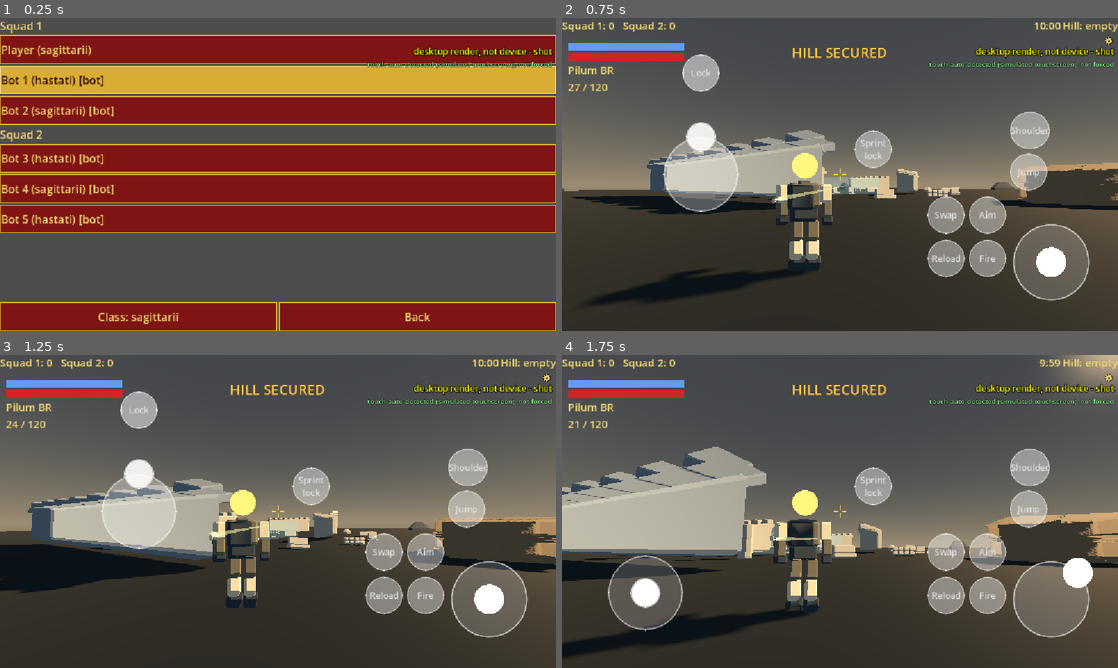
Above: before the commit, frames 1-4 (two rows, left to right).
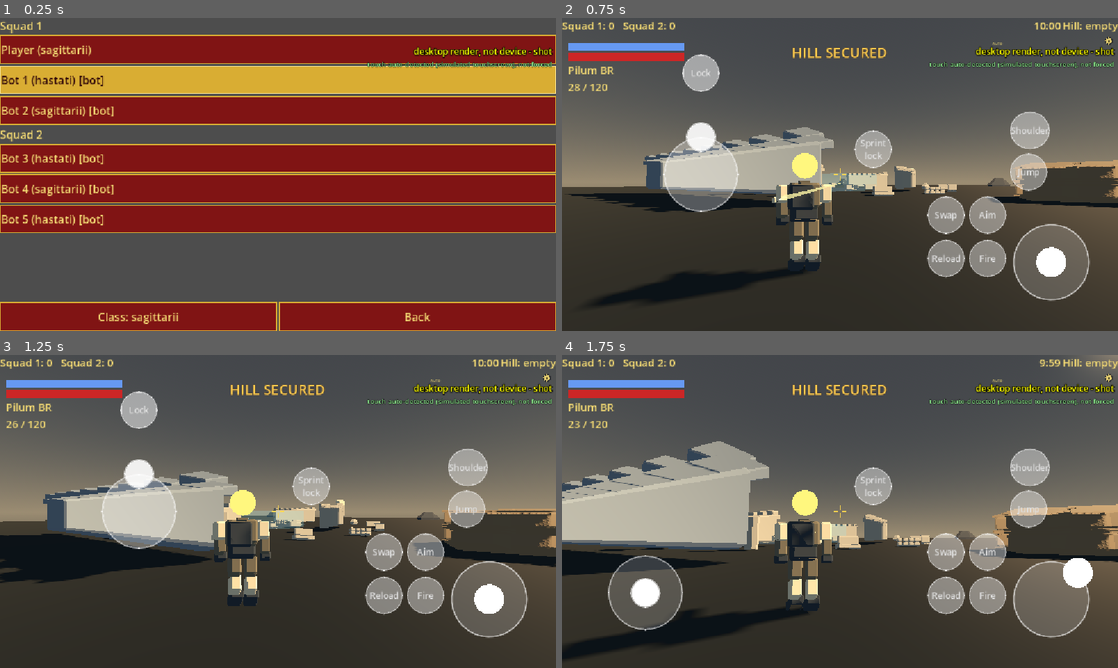
Above: after the commit, the same moments.

Repository: shibicb72-design/Project_Gladius
Game: Godot game, scene res://tools/touch_capture.tscn
Same seed, same stepped clock (60 frames per second), same inputs: the game is played once before the commit and once after it. This scene is started directly instead of the project's main scene.
Inputs (mouse positions are in pixels of both pictures, inside the frame that each line leads up to):
- Up to frame 1 (0.25 s): no input
- Up to frame 2 (0.75 s): move the mouse to (962, 158) at 0.52 s; press the mouse at (962, 158) at 0.53 s; hold D (move_right) from 0.53 s (still down)
- Up to frame 3 (1.25 s): keep holding D (move_right); tap Space (jump) at 0.77 s
- Up to frame 4 (1.75 s): release D (move_right) at 1.25 s; release the mouse at (962, 495) at 1.25 s; drag from (728, 527) to (812, 574) at 1.27 s

Frame 1 is identical in both runs. In frame 2, 4.5% of the frame differs, in the area x 0-100%, y 7-83%; in frame 3, 11%, in the area x 0-100%, y 7-81%; in frame 4, 10%.

Commit message:
Add local Hastati semi and auto modes with input-safe HUD toggle

Diff:
--- /dev/null
+++ b/data/fire_modes.json
@@ -0,0 +1,6 @@
+{
+	"_placeholder": true,
+	"_todo": "OQ-FIRE-MODE",
+	"note": "Shibi 2026-10-29 4:32 AM: semi / full-auto toggle for the Hastati primary. The default mode and whether the 3-round burst stays as a third mode are NOT decided (OQ-FIRE-MODE). The rate is not stored here: interval = fire_interval_s / burst_count of the weapon's own data/stats.json entry.",
+	"weapons": {"pilum_br": {"modes": ["semi", "auto"], "default": "auto"}}
+}
--- a/data/ui.json
+++ b/data/ui.json
@@ -165,6 +165,14 @@
 		"teeth": 8,
 		"color": [0.95, 0.85, 0.45, 0.9]
 	},
+	"fire_mode_button": {
+		"_placeholder": true,
+		"_todo": "OQ-FIRE-MODE: every layout/font value in this block is a placeholder, not a design value. Anchor and margin locate the square like pause_gear; target >= 48 dp.",
+		"anchor": [0.8, 0.04],
+		"margin_dp": [8.0, 20.0],
+		"touch_dp": 48.0,
+		"font_dp": 12.0
+	},
 	"pause_menu": {
 		"_placeholder": true,
 		"_todo": "OQ-PAUSE-MENU: layout of the in-match menu overlay. Sizes and tint are placeholders, not design values; every button is at least 48 dp.",
--- /dev/null
+++ b/scripts/ui/fire_mode_button.gd
@@ -0,0 +1,123 @@
+class_name FireModeButton
+extends Control
+## Match-local mode choice. Handles input before TouchHud, like PauseMenu's gear.
+
+var pawn: Pawn
+var touch_hud: Control
+var pause_menu: PauseMenu
+var label: Label
+var cfg: Dictionary = {}
+var choices: Dictionary = {}
+var _weapons: Dictionary = {}
+var _loadout: Loadout
+var _slot: int = -1
+
+
+func _ready() -> void:
+	name = "FireModeButton"
+	mouse_filter = Control.MOUSE_FILTER_IGNORE
+	theme = preload("res://scenes/ui/theme.tres")
+	cfg = DataRegistry.new().load_file("res://data/ui.json")["fire_mode_button"]
+	_weapons = DataRegistry.new().load_file("res://data/fire_modes.json")["weapons"]
+	set_anchors_and_offsets_preset(Control.PRESET_FULL_RECT)
+	label = Label.new()
+	label.mouse_filter = Control.MOUSE_FILTER_IGNORE
+	label.horizontal_alignment = HORIZONTAL_ALIGNMENT_CENTER
+	label.vertical_alignment = VERTICAL_ALIGNMENT_CENTER
+	add_child(label)
+	resized.connect(_place)
+	_place()
+	refresh()
+
+
+func bind(local_pawn: Pawn, touch: Control, menu: PauseMenu) -> void:
+	pawn = local_pawn
+	touch_hud = touch
+	pause_menu = menu
+	process_physics_priority = pawn.process_physics_priority - 1
+	if is_node_ready():
+		refresh()
+
+
+static func touch_rect(settings: Dictionary, view_size: Vector2) -> Rect2:
+	var scale_dp := PlatformServices.new().get_dp_scale()
+	var side := float(settings["touch_dp"]) * scale_dp
+	var corner := Vector2(float(settings["anchor"][0]) * view_size.x, float(settings["anchor"][1]) * view_size.y)
+	var margin := Vector2(float(settings["margin_dp"][0]), float(settings["margin_dp"][1])) * scale_dp
+	return Rect2(Vector2(corner.x - margin.x - side, corner.y + margin.y), Vector2.ONE * side)
+
+
+func get_touch_rect() -> Rect2:
+	var rect := touch_rect(cfg, size)
+	rect.position += global_position
+	return rect
+
+
+func _place() -> void:
+	if label == null:
+		return
+	var rect := touch_rect(cfg, size)
+	label.position = rect.position
+	label.size = rect.size
+	label.add_theme_font_size_override("font_size", int(float(cfg["font_dp"]) * PlatformServices.new().get_dp_scale()))
+
+
+func _physics_process(_delta: float) -> void:
+	refresh()
+
+
+func _active_weapon() -> Weapon:
+	if not is_instance_valid(pawn) or pawn.loadout == null:
+		return null
+	return pawn.loadout.get_active()
+
+
+func refresh() -> void:
+	var weapon := _active_weapon()
+	if is_instance_valid(pawn) and pawn.loadout != null and (pawn.loadout != _loadout or pawn.loadout.active != _slot):
+		_loadout = pawn.loadout
+		_slot = _loadout.active
+		# Apply on loadout replacement and slot changes, before the pawn's weapon tick.
+		for candidate in _loadout.slots:
+			if candidate != null and _weapons.has(candidate.def.id):
+				var id := candidate.def.id
+				if not choices.has(id):
+					choices[id] = _weapons[id]["default"]
+				candidate.fire_mode = choices[id]
+	visible = weapon != null and _weapons.has(weapon.def.id) and pawn.is_alive()
+	if visible and label != null:
+		label.text = weapon.fire_mode.to_upper()
+
+
+func _input(event: InputEvent) -> void:
+	if not is_visible_in_tree() or not is_instance_valid(pawn) or not pawn.is_alive():
+		return
+	if is_instance_valid(pause_menu) and pause_menu.is_open:
+		return
+	if is_instance_valid(touch_hud) and touch_hud.suspended:
+		return
+	var weapon := _active_weapon()
+	if weapon == null or not _weapons.has(weapon.def.id):
+		return
+	var point: Vector2
+	if event is InputEventScreenTouch and event.pressed:
+		point = event.position
+	elif event is InputEventMouseButton and event.pressed and event.button_index == MOUSE_BUTTON_LEFT \
+			and event.device != InputEvent.DEVICE_ID_EMULATION:
+		point = event.position
+	else:
+		return
+	if not get_touch_rect().has_point(point):
+		return
+	if is_instance_valid(touch_hud):
+		for key in touch_hud.get_button_actions():
+			if touch_hud.get_element_rect(key).has_point(point):
+				return
+		if touch_hud.get_lock_button_rect().has_point(point):
+			return
+	var modes: Array = _weapons[weapon.def.id]["modes"]
+	var current := modes.find(weapon.fire_mode)
+	weapon.fire_mode = modes[(current + 1) % modes.size()]
+	choices[weapon.def.id] = weapon.fire_mode
+	label.text = weapon.fire_mode.to_upper()
+	get_viewport().set_input_as_handled()
--- a/scripts/ui/hud.gd
+++ b/scripts/ui/hud.gd
@@ -6,6 +6,7 @@
 
 var director: MatchDirector
 var pawn: Pawn
+var fire_mode_button: FireModeButton
 ## data/ui.json hud.roman_numerals (OQ-38); tests may override.
 var roman_numerals: bool = HudNumbers.roman_enabled()
 
@@ -52,6 +53,12 @@
 	set_anchors_preset(Control.PRESET_FULL_RECT)
 	mouse_filter = Control.MOUSE_FILTER_IGNORE
 	_build()
+
+
+func _exit_tree() -> void:
+	# The sibling can still be awaiting its deferred insertion when a short-lived HUD is freed.
+	if is_instance_valid(fire_mode_button):
+		fire_mode_button.queue_free()
 
 
 func _build() -> void:
@@ -350,6 +357,16 @@
 	_build()
 	director = match_director
 	pawn = local_pawn
+	if fire_mode_button == null:
+		fire_mode_button = FireModeButton.new()
+		var touch := get_node_or_null("../TouchHud") as Control
+		fire_mode_button.bind(pawn, touch, get_node_or_null("../PauseMenu") as PauseMenu)
+		if touch != null:
+			touch.add_sibling.call_deferred(fire_mode_button)
+		else:
+			add_child(fire_mode_button)
+	else:
+		fire_mode_button.bind(pawn, get_node_or_null("../TouchHud") as Control, get_node_or_null("../PauseMenu") as PauseMenu)
 	pawn.reload_rejected.connect(_on_reload_rejected)
 	pawn.fire_empty.connect(_on_fire_empty)
 	pawn.weapon_switched.connect(_on_weapon_switched)
--- a/scripts/weapons/weapon.gd
+++ b/scripts/weapons/weapon.gd
@@ -6,6 +6,11 @@
 var ammo_in_mag: int = 0
 var reserve: int = 0
 var reloading: bool = false
+## Empty preserves legacy bursts. Only the local HUD opts its weapon into semi/auto.
+var fire_mode: String = ""
+var _trigger_was_held: bool = false
+var _semi_armed: bool = false
+var _last_mode_shot: float = -INF
 
 var _next_fire_time: float = 0.0
 var _burst_left: int = 0
@@ -23,6 +28,8 @@
 
 ## Advances the weapon to `now`; returns how many shots were fired since the last call.
 func update(now: float, trigger_held: bool) -> int:
+	var edge := trigger_held and not _trigger_was_held
+	_trigger_was_held = trigger_held
 	if def == null:
 		return 0
 	if reloading and now >= _reload_end:
@@ -31,6 +38,18 @@
 		reserve -= take
 		reloading = false
 	if reloading:
+		return 0
+	if fire_mode == "semi" or fire_mode == "auto":
+		if fire_mode == "semi" and edge:
+			_semi_armed = true
+		var wants_round := _semi_armed if fire_mode == "semi" else trigger_held
+		var interval := def.fire_interval_s / maxi(def.burst_count, 1)
+		if wants_round and has_ammo() and now >= _next_fire_time and now - _last_mode_shot >= interval:
+			_semi_armed = false
+			_burst_left = 1
+			_last_mode_shot = now
+			_next_fire_time = now + interval
+			return _shoot()
 		return 0
 	var shots := 0
 	# Finish a running burst.
@@ -69,6 +88,7 @@
 	_reload_start = now
 	_reload_end = now + def.reload_s
 	_burst_left = 0
+	_semi_armed = false
 	return true
 
 
--- a/tests/test_feedback_clearance.gd
+++ b/tests/test_feedback_clearance.gd
@@ -63,6 +63,23 @@
 		assert_true(view.encloses(r), "%s inside viewport, got %s" % [tag, r])
 		for tname in touch_items:
 			assert_true(not r.intersects(touch_items[tname]), "%s %s overlaps %s %s" % [tag, r, tname, touch_items[tname]])
+	# Mode button is a new peer of TouchHud; reserve its entire input rect, including optional left Fire.
+	var mode_cfg: Dictionary = DataRegistry.new().load_file("res://data/ui.json")["fire_mode_button"]
+	var mode_rect := FireModeButton.touch_rect(mode_cfg, sz)
+	assert_true(view.encloses(mode_rect), "mode button inside viewport")
+	var reserved := touch_items.duplicate()
+	reserved["lock"] = touch.get_lock_button_rect()
+	reserved["lock_target"] = touch.get_lock_target_rect()
+	reserved["gear"] = PauseMenu.gear_touch_rect(DataRegistry.new().load_file("res://data/ui.json")["pause_gear"], sz)
+	for key in touch.get_button_actions():
+		reserved["action_" + key] = touch.get_element_rect(key)
+	for key in widgets:
+		reserved[key] = (widgets[key] as Control).get_global_rect()
+	for c: Control in [game.respawn_label, game.scores_label, game.timer_label, game.hill_label, game.shield_bar, game.health_bar, game.weapon_label, game.ammo_label]:
+		reserved[str(c)] = c.get_global_rect()
+	for key in reserved:
+		assert_true(not mode_rect.intersects(reserved[key]), "mode button %s clear of %s %s at %s/%s" % [mode_rect, key, reserved[key], sz, mode])
+	print("FIRE_MODE_BUTTON ", sz, " ", mode, " rect=", mode_rect)
 	game.free()
 	touch.free()
 
@@ -71,3 +88,12 @@
 	for sz in SIZES:
 		for mode in MODES:
 			await _check(sz, mode)
+
+
+func test_fire_mode_clearance_with_left_fire() -> void:
+	var profile := AppFlow.profile
+	AppFlow.profile = {"left_fire_enabled": true}
+	for sz in SIZES:
+		for mode in MODES:
+			await _check(sz, mode)
+	AppFlow.profile = profile
--- /dev/null
+++ b/tests/test_fire_mode_button.gd
@@ -0,0 +1,143 @@
+extends "res://tests/test_case.gd"
+
+func _tree() -> SceneTree:
+	return Engine.get_main_loop()
+
+
+func _tap(point: Vector2) -> void:
+	for pressed in [true, false]:
+		var event := InputEventScreenTouch.new()
+		event.index = 9
+		event.position = point
+		event.pressed = pressed
+		_tree().root.push_input(event, true)
+
+
+func test_hud_cleanup_releases_pending_button() -> void:
+	var tree := _tree()
+	var parent := CanvasLayer.new()
+	tree.root.add_child(parent)
+	var hud := GameHud.new()
+	parent.add_child(hud)
+	var touch: Control = load("res://scenes/ui/touch_hud.tscn").instantiate()
+	touch.name = "TouchHud"
+	parent.add_child(touch)
+	var pawn: Pawn = load("res://scenes/player/pawn.tscn").instantiate()
+	tree.root.add_child(pawn)
+	pawn.set_physics_process(false)
+	var director := MatchDirector.new()
+	tree.root.add_child(director)
+	hud.bind(director, pawn)
+	var pending: WeakRef = weakref(hud.fire_mode_button)
+	hud.free()  # before the deferred add_sibling runs
+	await tree.process_frame
+	await tree.process_frame
+	assert_true(pending.get_ref() == null, "pending sibling released with its HUD")
+	parent.free()
+	pawn.free()
+	director.free()
+
+
+func test_button_consumes_touch_before_hud_and_keeps_choice_on_respawn() -> void:
+	var tree := _tree()
+	var old_size := tree.root.size
+	var old_profile := AppFlow.profile
+	AppFlow.profile = {}
+	tree.root.size = Vector2i(1512, 648)
+	var m: MatchRoot = load("res://scenes/match/match.tscn").instantiate()
+	m.auto_start = false
+	m.fill_bots = false
+	m.bake_navmesh = false
+	tree.root.add_child(m)
+	await tree.physics_frame
+	m.director.load_config()
+	assert_true(m.begin(), "match starts")
+	await tree.process_frame
+	await tree.process_frame
+	var touch: Control = m.get_node("Hud/TouchHud")
+	touch.cfg["force_touch_hud"] = true
+	touch.refresh_visibility()
+	var button := m.hud.fire_mode_button
+	button.refresh()
+	assert_true(button.get_parent() == touch.get_parent() and button.get_index() > touch.get_index(), "button after TouchHud")
+	assert_true(button.process_physics_priority < m.local_player.process_physics_priority, "mode applied before weapon tick")
+	assert_eq(button.label.text, "AUTO", "placeholder data default")
+	var weapon := m.local_player.loadout.get_active()
+	assert_eq(weapon.fire_mode, "auto", "local mode applied")
+	touch.provider.lock_sprint()
+	_tap(button.get_touch_rect().get_center())
+	assert_eq(weapon.fire_mode, "semi", "one touch toggles exactly once")
+	assert_eq(button.label.text, "SEMI", "label follows choice")
+	assert_true(not Input.is_action_pressed("fire"), "release never fires")
+	assert_eq(touch._move_touch, -1, "no move touch")
+	assert_eq(touch._look_touch, -1, "no look touch")
+	assert_true(touch.provider.sprint_locked, "sprint lock unchanged")
+	var layout: Dictionary = touch.cfg["touch_layout"]
+	await tree.create_timer(float(layout["tap_fire_max_s"]) + float(layout["fire_pulse_s"])).timeout
+	assert_true(not Input.is_action_pressed("fire"), "no delayed fire pulse")
+	# A user layout overlapping the mode button retains the action button's input.
+	var original: Dictionary = touch.slot_layout.duplicate(true)
+	var point := button.get_touch_rect().get_center()
+	touch.apply_slot_layout({"fire": {"pos": [point.x / touch.size.x, point.y / touch.size.y], "size_pct": 100.0, "alpha_pct": 100.0}})
+	var down := InputEventScreenTouch.new()
+	down.index = 8
+	down.position = point
+	down.pressed = true
+	tree.root.push_input(down, true)
+	assert_true(Input.is_action_pressed("fire"), "overlapping Fire still receives press")
+	assert_eq(weapon.fire_mode, "semi", "overlapping action does not toggle mode")
+	down.pressed = false
+	tree.root.push_input(down, true)
+	touch.apply_slot_layout(original)
+	m.pause_menu.open()
+	_tap(point)
+	assert_eq(weapon.fire_mode, "semi", "pause blocks mode changes")
+	m.pause_menu.close()
+	# Real desktop click works; its emulated touch copy is ignored.
+	var click := InputEventMouseButton.new()
+	click.button_index = MOUSE_BUTTON_LEFT
+	click.position = point
+	click.pressed = true
+	click.device = InputEvent.DEVICE_ID_EMULATION
+	tree.root.push_input(click, true)
+	assert_eq(weapon.fire_mode, "semi", "emulated mouse ignored")
+	click.device = InputEvent.DEVICE_ID_MOUSE
+	tree.root.push_input(click, true)
+	assert_eq(weapon.fire_mode, "auto", "real mouse toggles")
+	click.pressed = false
+	tree.root.push_input(click, true)
+	# Restore semi and replace loadout, exactly as respawn does.
+	_tap(point)
+	m.local_player.respawn_at(m.local_player.global_transform)
+	button._physics_process(0.0)
+	assert_eq(m.local_player.loadout.get_active().fire_mode, "semi", "choice survives new loadout")
+	m.local_player.loadout.swap()
+	button._physics_process(0.0)
+	assert_true(not button.visible, "hidden for blade")
+	assert_eq(m.local_player.loadout.get_active().fire_mode, "", "blade unchanged")
+	m.local_player.loadout.swap()
+	button._physics_process(0.0)
+	assert_eq(button.label.text, "SEMI", "choice survives swap")
+	var remote: Pawn = load("res://scenes/player/pawn.tscn").instantiate()
+	m.add_child(remote)
+	remote.net_mode = Pawn.NetMode.HOST_REMOTE
+	assert_eq(remote.loadout.get_active().fire_mode, "", "host remote not opted in")
+	remote.net_mode = Pawn.NetMode.REPLICA
+	assert_eq(remote.loadout.get_active().fire_mode, "", "replica not opted in")
+	button.hide()
+	_tap(point)
+	assert_eq(m.local_player.loadout.get_active().fire_mode, "semi", "hidden button does not toggle")
+	touch.set_suspended(true)
+	button.show()
+	_tap(point)
+	assert_eq(m.local_player.loadout.get_active().fire_mode, "semi", "suspended touch HUD blocks toggle")
+	touch.set_suspended(false)
+	m.local_player.bridge.state.health = 0
+	m.local_player.bridge.state.shield = 0
+	_tap(point)
+	assert_eq(m.local_player.loadout.get_active().fire_mode, "semi", "dead pawn does not toggle")
+	m.queue_free()
+	AppFlow.profile = old_profile
+	tree.root.size = old_size
+	await tree.process_frame
+	await tree.process_frame
--- /dev/null
+++ b/tests/test_fire_mode_clearance.gd
@@ -0,0 +1,55 @@
+extends "res://tests/test_case.gd"
+
+func test_mode_button_clearance_at_device_density() -> void:
+	var tree: SceneTree = Engine.get_main_loop()
+	var profile := AppFlow.profile
+	AppFlow.profile = {"left_fire_enabled": true}
+	var touch_script := load("res://scripts/ui/touch_hud.gd")
+	var ui := DataRegistry.new().load_file("res://data/ui.json")
+	for dpi in [420.0, 373.0]:
+		PlatformServices.dpi_override = dpi
+		for mode in ["custom", "virtual"]:
+			touch_script.move_stick_override = mode
+			for sz in [Vector2(1512, 648), Vector2(2520, 1080), Vector2(1152, 959), Vector2(2176, 1812)]:
+				var touch: Control = load("res://scenes/ui/touch_hud.tscn").instantiate()
+				tree.root.add_child(touch)
+				touch.cfg["force_touch_hud"] = true
+				touch.refresh_visibility()
+				touch.set_anchors_and_offsets_preset(Control.PRESET_TOP_LEFT)
+				touch.size = sz
+				touch.relayout()
+				var game: GameHud = load("res://scenes/ui/hud.tscn").instantiate()
+				tree.root.add_child(game)
+				game.set_anchors_and_offsets_preset(Control.PRESET_TOP_LEFT)
+				game.size = sz
+				game.scores_label.text = "Squad VIII: XXXVIII   Squad II: XXIX"
+				game.timer_label.text = "10:00"
+				game.hill_label.text = "Hill: contested"
+				game.respawn_label.text = "Respawn in 5"
+				game.show_cue("No reserve")
+				game.show_toast("Gladius Rifle")
+				game.show_banner("HILL CONTESTED")
+				game.show_hit_marker()
+				game.respawn_label.show()
+				game.own_death_label.show()
+				game.reload_box.show()
+				await tree.process_frame
+				await tree.process_frame
+				var rect := FireModeButton.touch_rect(ui["fire_mode_button"], sz)
+				assert_true(Rect2(Vector2.ZERO, sz).encloses(rect), "mode button on-screen")
+				assert_true(rect.size.x / PlatformServices.new().get_dp_scale() >= 48.0, "mode button >=48dp")
+				var reserved := {"move": touch.get_move_visual_rect(), "look": touch.get_element_rect("look_stick"),
+						"lock": touch.get_lock_button_rect(), "target": touch.get_lock_target_rect(), "gear": PauseMenu.gear_touch_rect(ui["pause_gear"], sz)}
+				for key in touch.get_button_actions():
+					reserved[key] = touch.get_element_rect(key)
+				for widget: Control in [game.scores_label, game.timer_label, game.hill_label, game.crosshair, game.hit_marker,
+						game.banner_label, game.own_death_label, game.respawn_label, game.reload_box, game.cue_label, game.toast_label,
+						game.shield_bar, game.health_bar, game.weapon_label, game.ammo_label]:
+					reserved[str(widget)] = widget.get_global_rect()
+				for key in reserved:
+					assert_true(not rect.intersects(reserved[key]), "mode rect %s clear of %s %s at %s dpi %s" % [rect, key, reserved[key], sz, dpi])
+				print("FIRE_MODE_BUTTON_DPI ", dpi, " ", sz, " ", mode, " rect=", rect)
+				game.free()
+				touch.free()
+	PlatformServices.dpi_override = 0.0
+	AppFlow.profile = profile
--- /dev/null
+++ b/tests/test_fire_modes.gd
@@ -0,0 +1,101 @@
+extends "res://tests/test_case.gd"
+
+func _weapon(mode: String) -> Weapon:
+	var weapon := Weapon.new(DataRegistry.new().get_weapon_def("pilum_br"))
+	weapon.fire_mode = mode
+	return weapon
+
+
+func test_semi_edge_latch_reload_and_empty() -> void:
+	var w := _weapon("semi")
+	var interval := w.def.fire_interval_s / w.def.burst_count
+	assert_eq(w.update(0.0, true), 1, "press fires one")
+	assert_eq(w.update(interval * 2.0, true), 0, "held semi never repeats")
+	w.update(interval * 2.0, false)
+	assert_eq(w.update(interval * 2.0, true), 1, "new press fires")
+	w.update(interval * 2.1, false)
+	assert_eq(w.update(interval * 2.2, true), 0, "cooldown tap armed")
+	assert_eq(w.update(interval * 3.1, false), 1, "released tap latched until ready")
+	w.update(interval * 3.2, true)
+	assert_true(w.start_reload(interval * 3.3), "reload starts and clears latch")
+	assert_eq(w.update(interval * 3.4, false), 0, "release recorded during reload")
+	assert_eq(w.update(interval * 3.3 + w.def.reload_s, false), 0, "no armed round after reload")
+	w.ammo_in_mag = 0
+	assert_eq(w.update(10.0, true), 0, "empty stops semi")
+
+
+func test_auto_and_semi_fixed_step_shots_pass_host_validator() -> void:
+	for mode in ["auto", "semi"]:
+		var w := _weapon(mode)
+		var validator := NetValidator.new(DataRegistry.new().load_file("res://data/net.json")["validation"])
+		var step := 1.0 / Engine.physics_ticks_per_second
+		var interval := w.def.fire_interval_s / w.def.burst_count
+		var shots := 0
+		var previous := -INF
+		for tick in 1000:
+			var now := tick * step
+			var count := w.update(now, true if mode == "auto" else tick % 2 == 0)
+			assert_true(count <= 1, "one round maximum per update")
+			for i in count:
+				assert_true(now - previous >= interval, "%s gap >= own data interval" % mode)
+				var result := validator.validate_fire(1, w.def.id, w.def, now, Vector3.ZERO, Vector3.ZERO, Vector3.FORWARD)
+				assert_true(result["ok"], "%s shot %d host accepted" % [mode, shots])
+				previous = now
+				shots += 1
+			if shots == 10:
+				break
+		assert_eq(shots, 10, "%s produces ten accepted shots" % mode)
+		assert_eq(w.ammo_in_mag, w.def.magazine - 10, "each round spends ammo")
+		print("FIRE_MODE ", mode, " interval_s=", interval, " tenth_shot_s=", previous)
+		w.ammo_in_mag = 0
+		assert_eq(w.update(100.0, true), 0, "empty stops auto and semi")
+
+
+func test_every_local_round_emits_fired_and_other_weapons_keep_legacy() -> void:
+	var tree: SceneTree = Engine.get_main_loop()
+	var pawn: Pawn = load("res://scenes/player/pawn.tscn").instantiate()
+	tree.root.add_child(pawn)
+	pawn.set_physics_process(false)
+	var emitted := [0]
+	pawn.fired.connect(func() -> void: emitted[0] += 1)
+	var w := pawn.loadout.get_active()
+	w.fire_mode = "auto"
+	var before := w.ammo_in_mag
+	var frame := InputFrame.new()
+	frame.fire_pressed = true
+	pawn.set_frame(frame)
+	for tick in 100:
+		pawn._clock = tick / float(Engine.physics_ticks_per_second)
+		pawn._apply_weapon()
+	assert_true(emitted[0] >= 10, "every auto shot emits fired through unchanged pawn")
+	assert_eq(before - w.ammo_in_mag, emitted[0], "fired matches rounds consumed")
+	var bot := Weapon.new(w.def)
+	assert_eq(bot.fire_mode, "", "new weapons never opt into modes")
+	var total := bot.update(0.0, true)
+	for tick in range(1, 10):
+		total += bot.update(tick * bot.def.burst_interval_s, false)
+	assert_eq(total, bot.def.burst_count, "default brief press still completes legacy burst")
+	pawn.free()
+
+
+func test_knockback_peak_at_shipped_rates() -> void:
+	var cfg := DataRegistry.new().load_file("res://data/camera.json")
+	var peaks: Array[float] = []
+	for mode in ["auto", ""]:
+		var w := _weapon(mode)
+		var kick := CameraKnockback.new()
+		kick.configure(cfg)
+		var rounds := 0
+		var peak := 0.0
+		var step := 1.0 / Engine.physics_ticks_per_second
+		for tick in 1000:
+			kick.tick(step)
+			for shot in w.update(tick * step, true if mode == "auto" else tick == 0):
+				kick.kick()
+				rounds += 1
+				peak = maxf(peak, rad_to_deg(kick.offset.x))
+			if rounds >= (10 if mode == "auto" else w.def.burst_count):
+				break
+		peaks.append(peak)
+	assert_true(peaks[0] < peaks[1], "uniform auto spacing stacks less view kick than the old burst")
+	print("FIRE_MODE measured fixed-step pitch_peak_deg auto_10=", peaks[0], " baseline_burst=", peaks[1])
Not shown, added: scripts/ui/fire_mode_button.gd.uid
Not shown, added: tests/test_fire_mode_button.gd.uid
Not shown, added: tests/test_fire_mode_clearance.gd.uid
Not shown, added: tests/test_fire_modes.gd.uid
Not shown, changed: docs/OPEN_QUESTIONS.md
